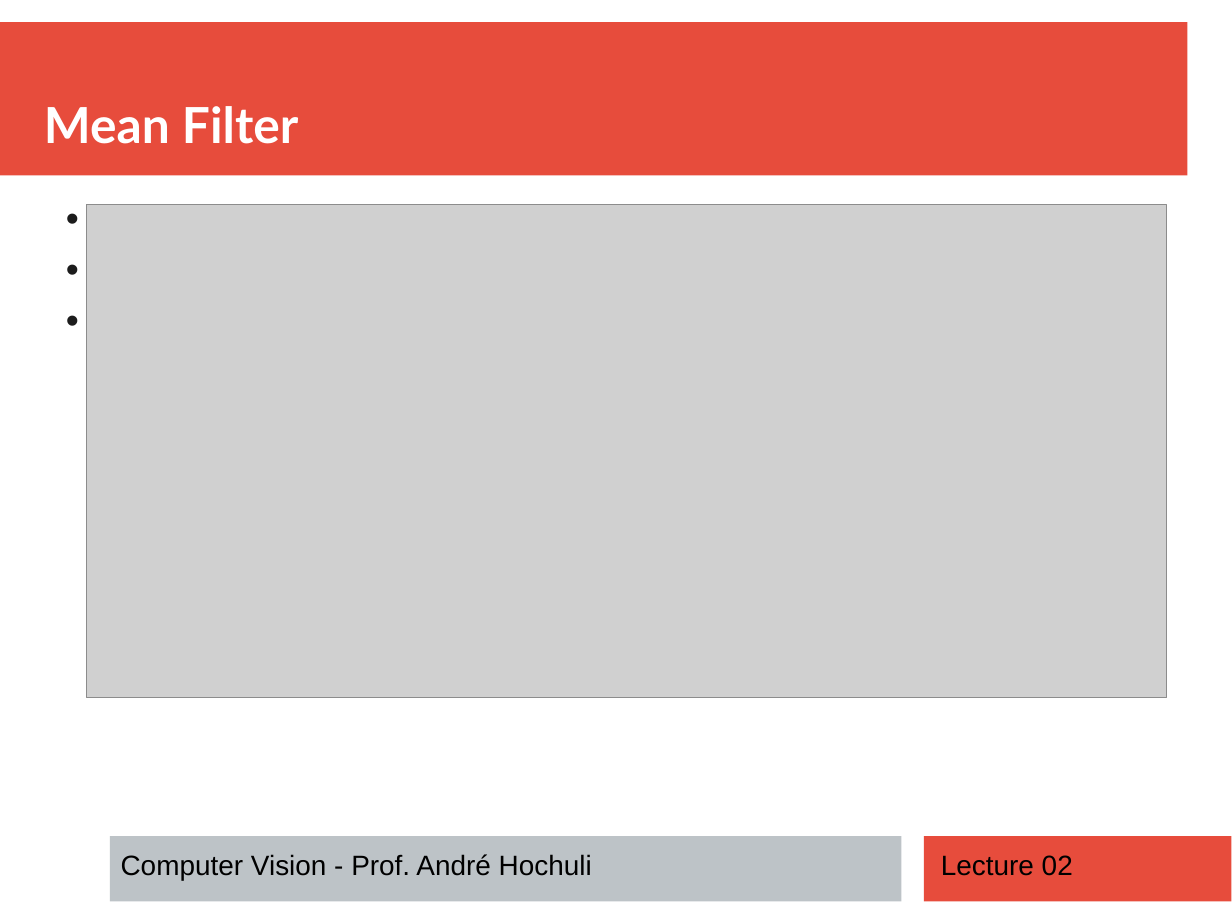
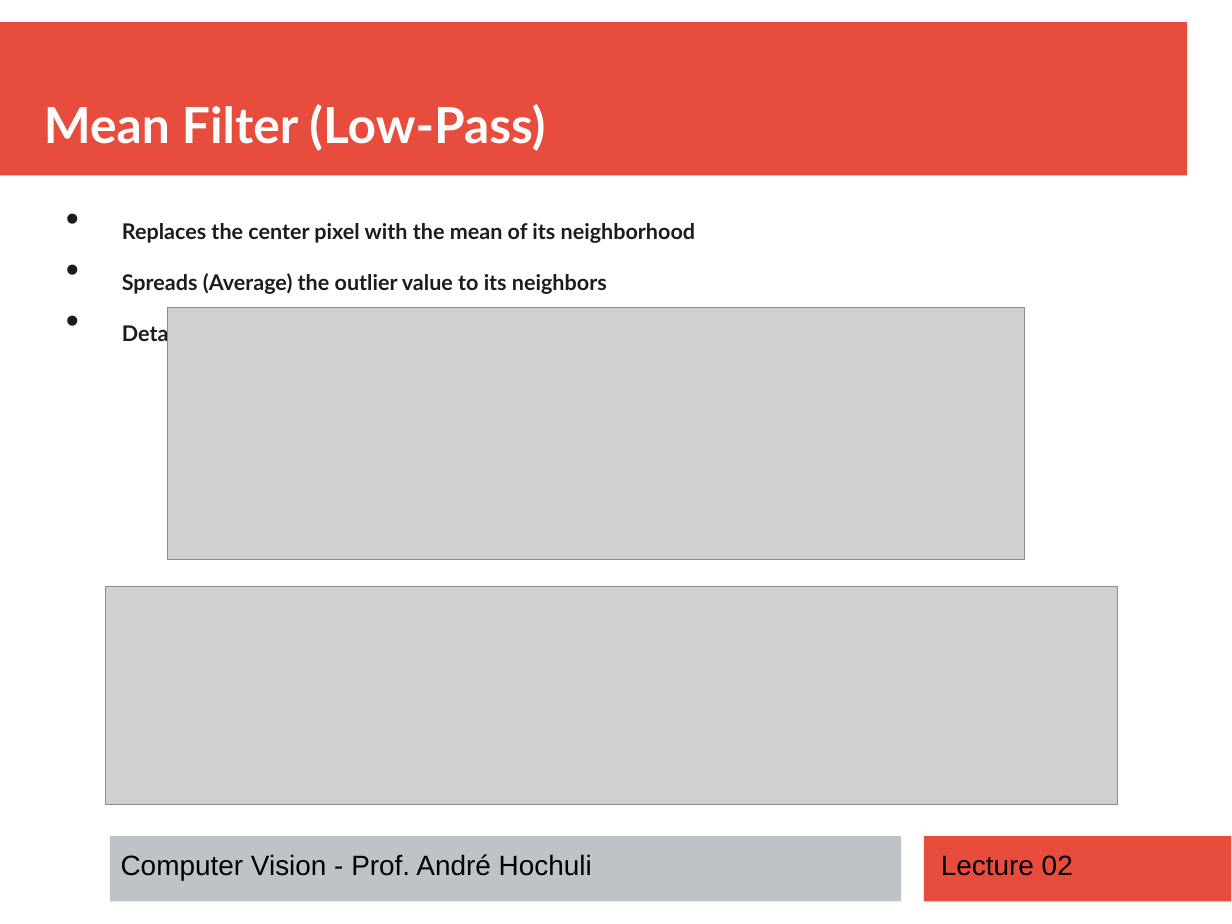
Before and after one commit to andrehochuli/teaching, a slide deck: slide 11 of ComputerVision/Lecture 02 - Image Filtering/Lecture 02 - Image Filtering.pptx (slide 6 before the commit). Drawn at 1232x924 pixels with LibreOffice and Linux fonts; fonts in the diff are those of the drawing; grey boxes stand for pictures. Boxes give left, top, right and bottom in pixels: in the first picture for what was removed or moved away, otherwise in the second. Text is boxed around its words. In the diff, an @@ line names an element or a change of style, - is before the commit and + after.

```diff
--- a/ComputerVision/Lecture 02 - Image Filtering/Lecture 02 - Image Filtering.pptx
+++ b/ComputerVision/Lecture 02 - Image Filtering/Lecture 02 - Image Filtering.pptx
@@ text at (x1=44, y1=104, x2=545, y2=151): text changed @@
-Mean Filter
+Mean Filter (Low-Pass)
@@ text added at (x1=122, y1=223, x2=695, y2=346), 24 pt, text #1C1C1C, bold @@
+• Replaces the center pixel with the mean of its neighborhood
+• Spreads (Average) the outlier value to its neighbors
+• Details are smoothed
@@ picture resized from (x1=86, y1=205, x2=1167, y2=698) to (x1=168, y1=307, x2=1025, y2=559) @@
@@ picture added at (x1=106, y1=587, x2=1118, y2=805) @@
```
Also in this commit, not shown: 6 other slides changed, 15 slides added, 2 other files.
